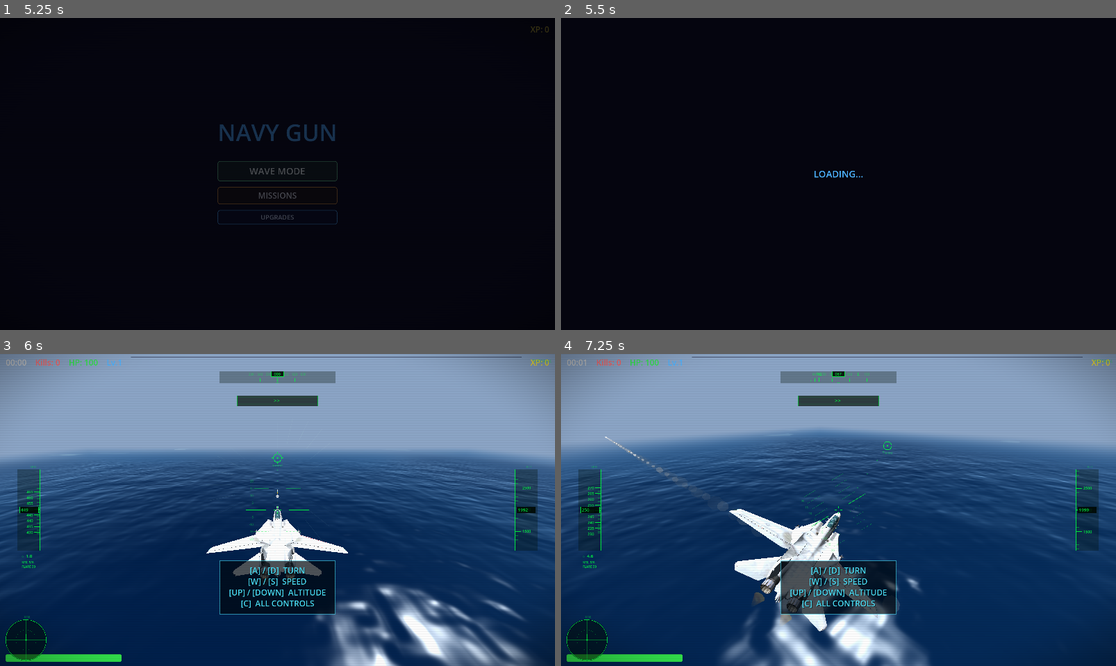
Above: before the commit, frames 1-4 (two rows, left to right).
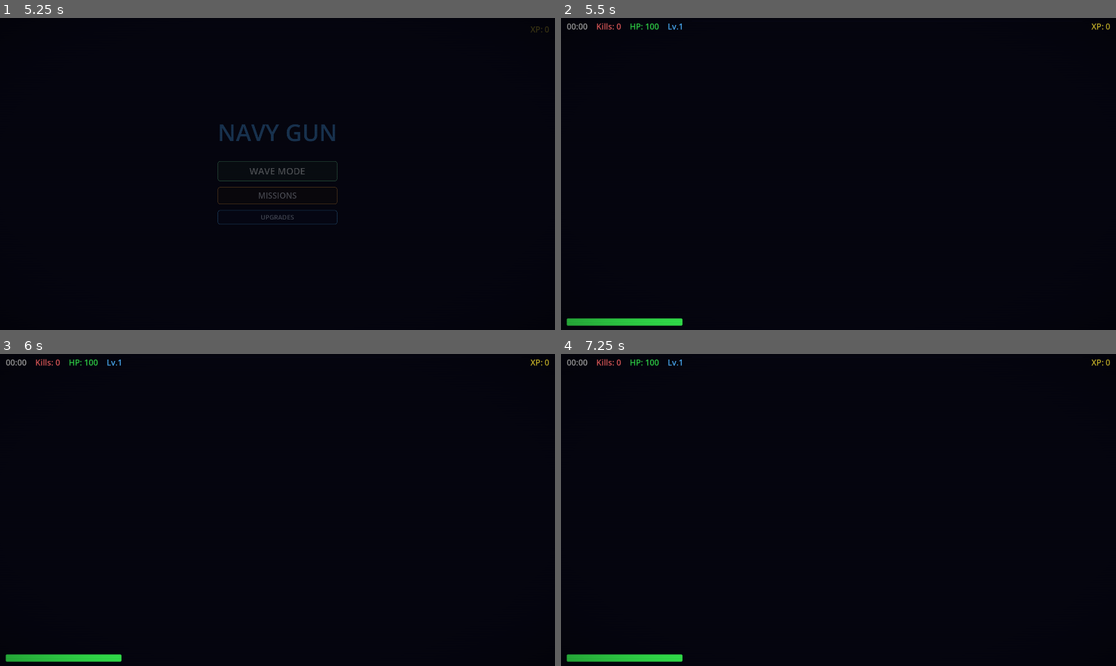
Above: after the commit, the same moments.

Repository: wilandh-prog/swarm-shock
Game: Godot game, scene res://scenes/main.tscn
The game is run twice, just before and just after one commit, with the same random seed, the same clock (stepped at 60 frames per second) and the same inputs.
Inputs:
- Up to frame 1 (5.25 s): tap Enter at 0.5 s; hold D (move_right) 0.53-1.28 s; hold Space (shoot) 0.53-1.28 s; hold S (move_down) 1.28-2.03 s; tap L at 1.35 s; hold D (move_right) 2.03-2.78 s; tap C at 2.1 s; hold W (move_up) 2.78-3.53 s; tap F at 2.85 s; hold G 3.53-4.28 s; hold A (move_left) 3.53-5 s; tap E at 4.35 s; click "WAVE MODE" at 5 s
- Up to frame 2 (5.5 s): no input
- Up to frame 3 (6 s): hold S (move_down) from 5.78 s (still down); hold Space (shoot) from 5.78 s (still down)
- Up to frame 4 (7.25 s): release S (move_down) at 6.53 s; release Space (shoot) at 6.53 s; hold D (move_right) from 6.53 s (still down); tap L at 6.6 s

Frame 1 is identical in both runs. In frame 2, 0.8% of the frame differs, in the area x 1-99%, y 1-99%; in frame 3, 96%; in frame 4, 98%, in the area x 0-100%, y 0-100%.
Error after the commit: Parse Error: Identifier "text" not declared in the current scope. (res://scripts/game.gd:589)

Commit message:
Disable TTS speech for AWACS messages
Co-Authored-By: Claude Opus 4.6 (1M context) <noreply@anthropic.com>

Diff:
--- a/scripts/game.gd
+++ b/scripts/game.gd
@@ -583,11 +583,8 @@
 	# No English voice found — disable TTS
 	_tts_voice_id = ""
 
-func _speak_awacs(text: String) -> void:
-	if not _tts_initialized:
-		_init_tts()
-	if _tts_voice_id.is_empty():
-		return  # no English voice available
+func _speak_awacs(_text: String) -> void:
+	return  # TTS disabled
 
 	var clean := text
 	# Strip key hints like [F], [G], [SPACE]
Not shown, changed: export/web/index.html
Not shown, changed: export/web/index.pck
